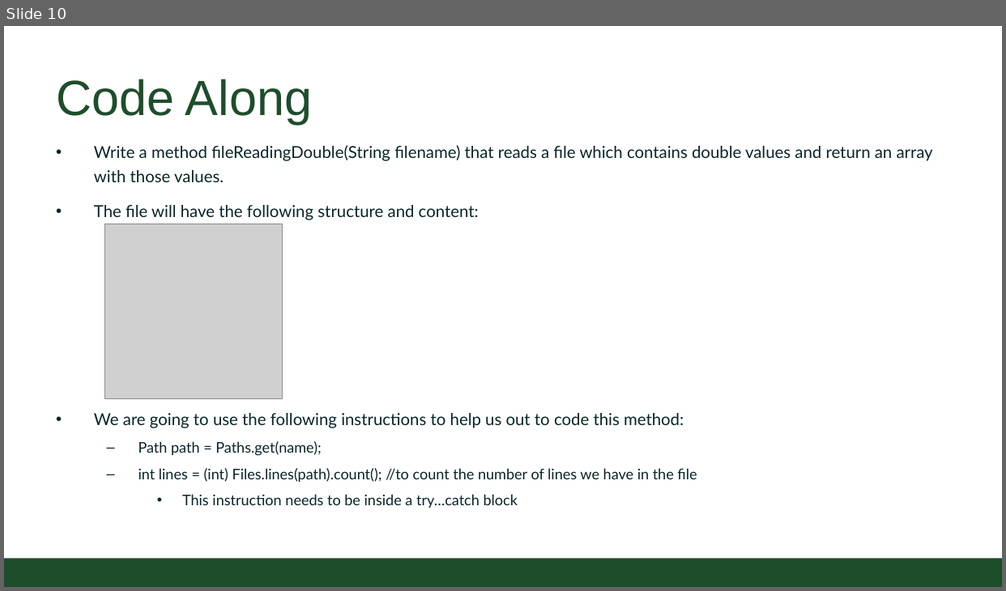
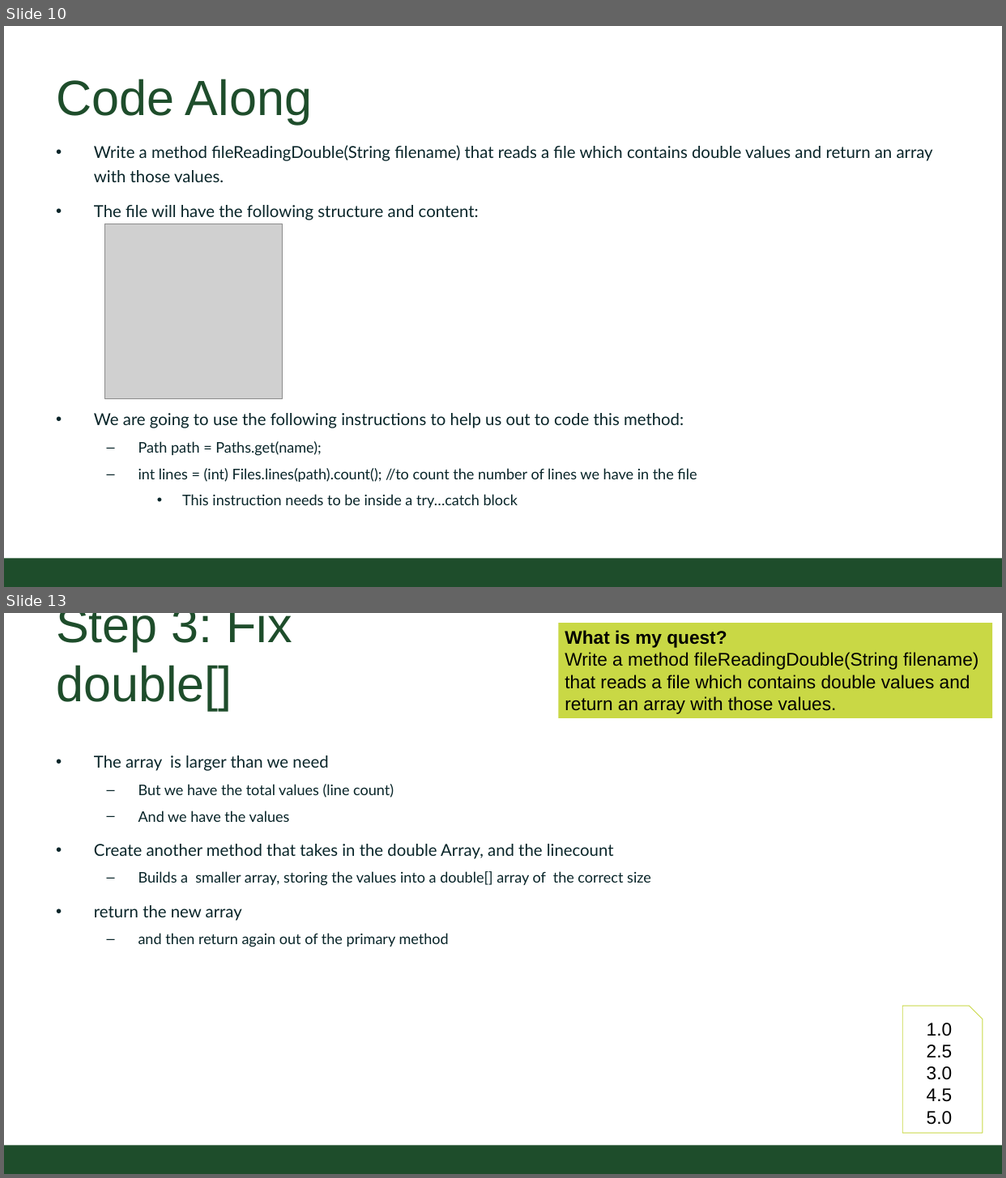
Before and after one commit to CSU-CompSci-CS163-4/Handouts, a slide deck: slides/On-Campus/07_02_FileInput.pptx. Shown one above the other, each under a label of ours: slide 10 before the commit, slides 10 and 13 after it; the slides between them are not shown. The pictures are 1006x591 and 1006x1178 pixels, drawn with LibreOffice and Linux fonts; fonts in the diff are those of the drawing; grey boxes stand for pictures; background and template pictures are left out. Boxes give left, top, right and bottom in pixels: in the first picture for what was removed or moved away, otherwise in the second. Text is boxed around its words. In the diff, an @@ line names an element or a change of style, - is before the commit and + after.

Commit message:
added step slides and default code to start with

```diff
--- a/slides/On-Campus/07_02_FileInput.pptx
+++ b/slides/On-Campus/07_02_FileInput.pptx
@@ slide 13 added at bbox=[4, 613, 1002, 1174], background #FFFFFF; not listed: 1 template element that a slide beside it also shows @@
@@ title added at bbox=[56, 613, 292, 710], 54 pt, text #1E4D2B @@
+Step 3: Fix double[]
@@ rectangle added at bbox=[559, 623, 993, 718], fill #C9D845, 20 pt, text #000000 @@
+What is my quest?
+Write a method fileReadingDouble(String filename) that reads a file which contains double values and return an array with those values.
@@ text added at bbox=[94, 756, 651, 948], 16 pt, text #092529 @@
+• The array is larger than we need
+  – But we have the total values (line count)
+  – And we have the values
+• Create another method that takes in the double Array, and the linecount
+  – Builds a smaller array, storing the values into a double[] array of the correct size
+• return the new array
+  – and then return again out of the primary method
@@ snip rect added at bbox=[902, 1006, 982, 1133], outline #C9D845 0.75 pt, 20 pt, text #000000 @@
+1.0
+2.5
+3.0
+4.5
+5.0
```
Also in this commit, not shown: 2 other slides added, 4 other files.
